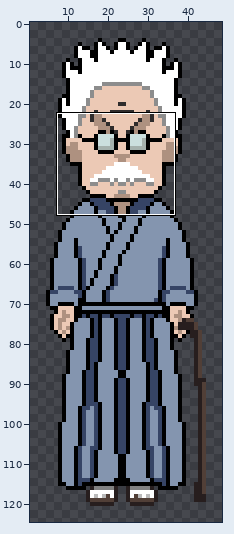
File history of a animated GIF sprite, assets/sprite-models/idle-grandpa/idle-grandpa.gif. The picture above shows the old version from afar; the outline marks the close-up.
Close-up. The starting point:
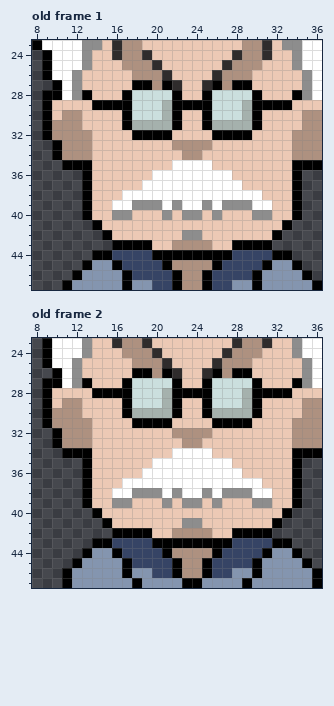
The file is 50x125 pixels, 2 frames. Shown: old frame 1: x 8..36, y 23..47; old frame 2: x 8..36, y 23..47. The wide view leaves out empty margins.
Now the later version:
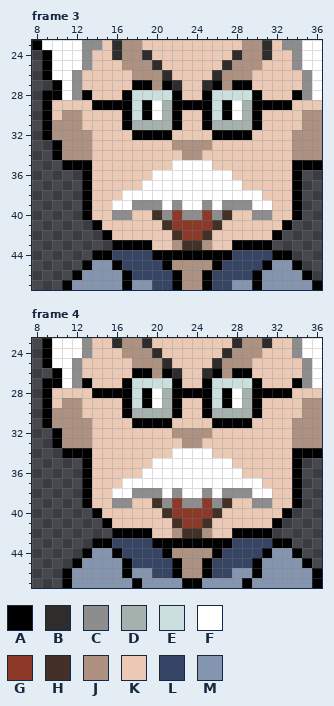
Palette (. is transparent): A #000000  B #2f2c2c  C #8d8d8d  D #a5b1ad  E #cbdfde  F #ffffff  G #8d3927  H #433127  J #ae9180  K #ecc9b5  L #364465  M #8495af
A new or re-ordered frame is compared with the old frame closest to it.
The exact change:
frames 2 -> 4
--- frame 3 is new; against old frame 1
@@ x 17..30 @@
 28 AEEEEAKKAEEEEA
-29 AEEEDAAAAEEEDA
-30 AEEEDAKKAEEEDA
+29 AEAFDAAAAEAFDA
+30 AEAFDAKKAEAFDA
 31 ADDDDAKKADDDDA
@@ x 18..29 @@
 39 CCCFCFFCFCCC
-40 KKKCKCCKCKKK
-41 KKKKKKKKKKKK
-42 KKKKKCCKKKKK
-43 AAKKJJJJKKAA
+40 KKHCGCCGCHKK
+41 KKKHGGGGHKKK
+42 KKKKHGGHKKKK
+43 AAKKJHHJKKAA
 44 LLAAAAAAAALL
--- frame 4 is new; against old frame 2
@@ x 17..30 @@
 27 AEEEEAKKAEEEEA
-28 AEEEDAAAAEEEDA
-29 AEEEDAKKAEEEDA
+28 AEAFDAAAAEAFDA
+29 AEAFDAKKAEAFDA
 30 ADDDDAKKADDDDA
@@ x 18..29 @@
 38 CCCFCFFCFCCC
-39 KKKCKCCKCKKK
-40 KKKKKKKKKKKK
-41 KKKKKCCKKKKK
-42 AAKKJJJJKKAA
+39 KKHCGCCGCHKK
+40 KKKHGGGGHKKK
+41 KKKKHGGHKKKK
+42 AAKKJHHJKKAA
 43 LLAAAAAAAALL
